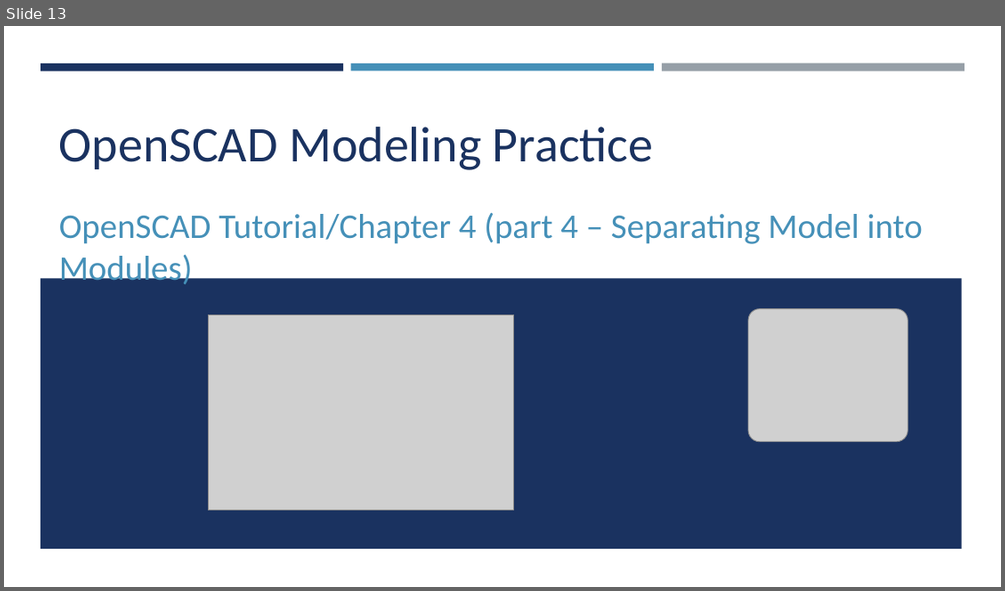
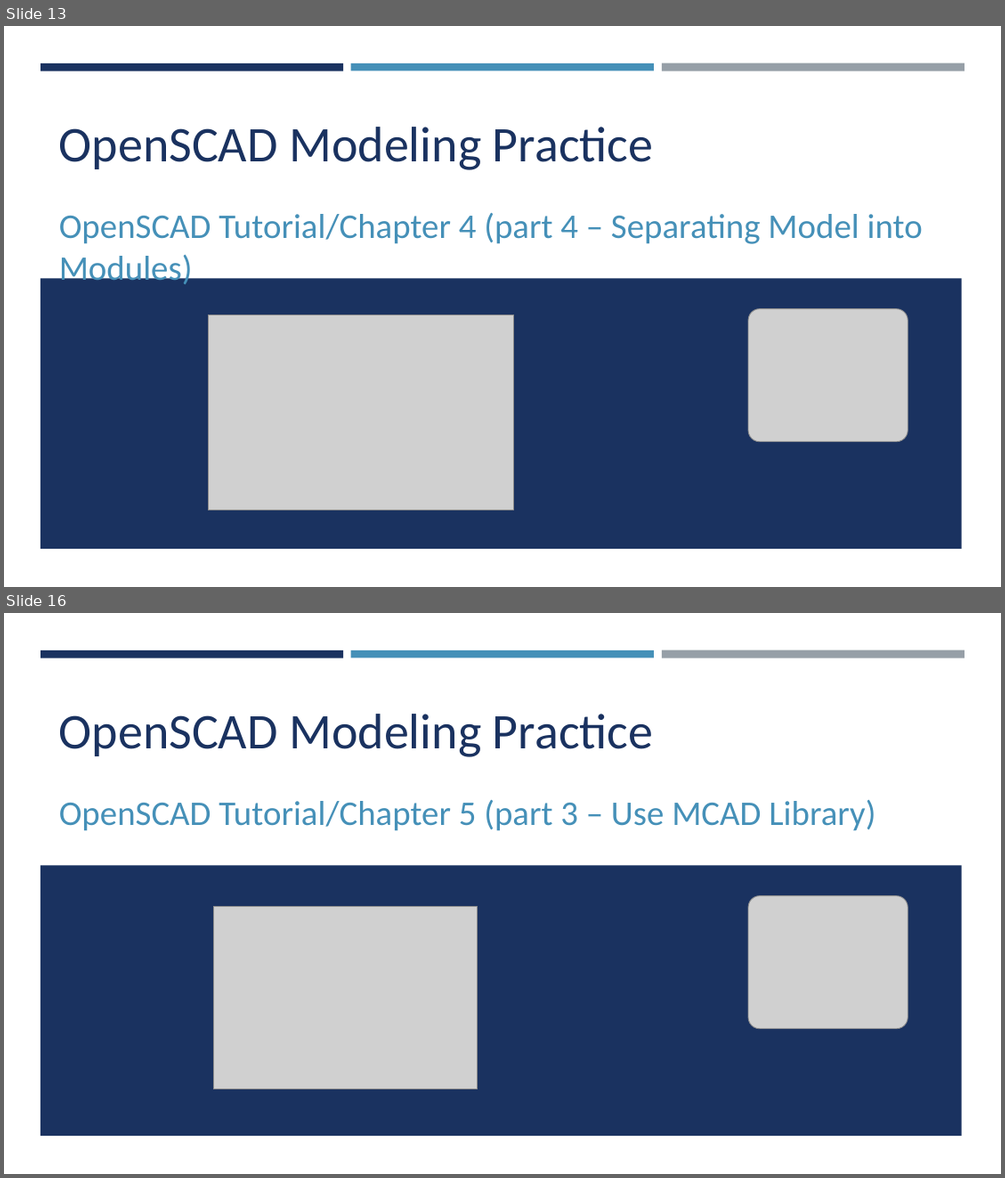
Before and after one commit to yasenstar/openscad, a slide deck: OpenSCAD.pptx. Shown one above the other, each under a label of ours: slide 13 before the commit, slides 13 and 16 after it; the slides between them are not shown. The pictures are 1005x591 and 1005x1178 pixels, drawn with LibreOffice and Linux fonts; fonts in the diff are those of the drawing; grey boxes stand for pictures. Boxes give left, top, right and bottom in pixels: in the first picture for what was removed or moved away, otherwise in the second. Text is boxed around its words. In the diff, an @@ line names an element or a change of style, - is before the commit and + after.

Commit message:
chapter5 part 1

```diff
--- a/OpenSCAD.pptx
+++ b/OpenSCAD.pptx
@@ slide 16 added at (4,613,1001,1174), background #FFFFFF; not listed: 4 template elements that a slide beside it also shows @@
@@ title added at (59,714,653,757), 48 pt, text #1A3260 @@
+OpenSCAD Modeling Practice
@@ subtitle added at (59,800,875,831), 33.3 pt, text #4590B8 @@
+OpenSCAD Tutorial/Chapter 5 (part 3 – Use MCAD Library)
@@ picture added at (213,906,477,1088) @@
@@ picture added at (748,896,907,1029) @@
```
Also in this commit, not shown: 3 other slides added, 5 other files.
